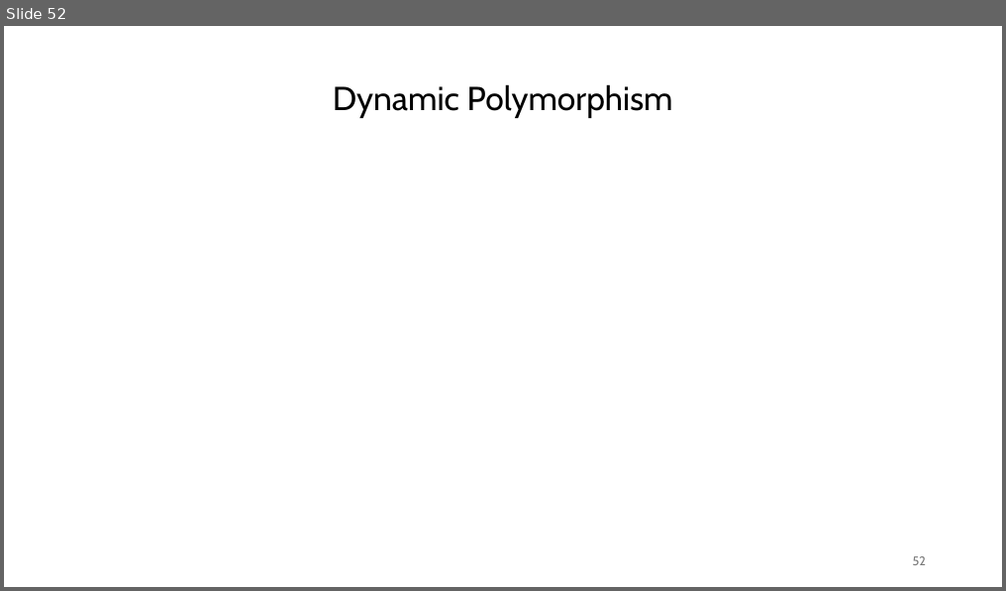
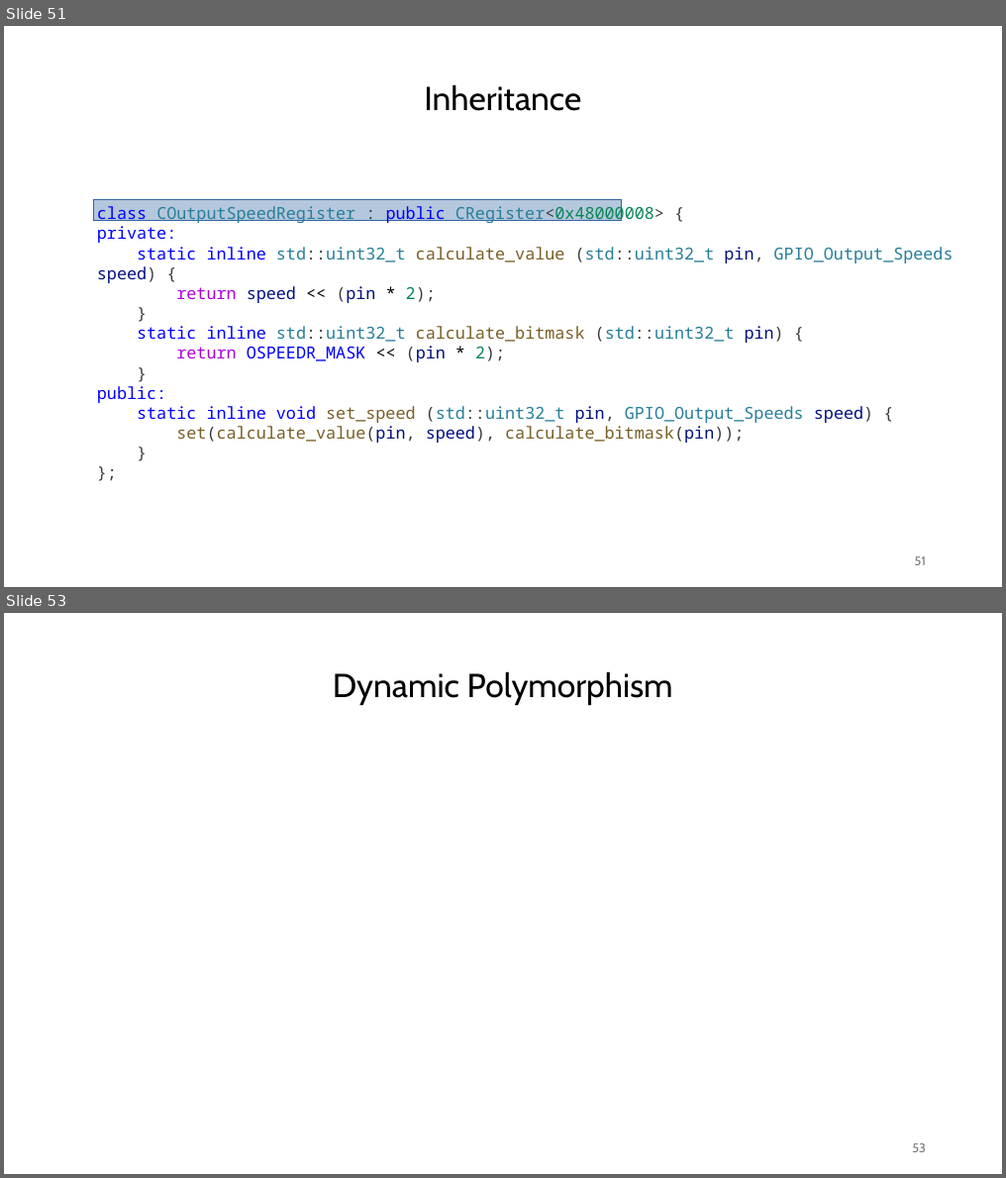
Before and after one commit to janos32783/cppcon_2024_cost_cpp_abstractions, a slide deck: presentation/cppcon.pptx. Shown one above the other, each under a label of ours: slide 52 before the commit, slides 51 and 53 after it; the slides between them are not shown. The pictures are 1006x591 and 1006x1178 pixels, drawn with LibreOffice and Linux fonts; fonts in the diff are those of the drawing. Boxes give left, top, right and bottom in pixels: in the first picture for what was removed or moved away, otherwise in the second. Text is boxed around its words. In the diff, an @@ line names an element or a change of style, - is before the commit and + after.

```diff
--- a/presentation/cppcon.pptx
+++ b/presentation/cppcon.pptx
@@ slide 51 added at [4, 26, 1002, 587], background #FFFFFF @@
@@ text added at [424, 84, 581, 111], 32 pt, text #000000 @@
+Inheritance
@@ rectangle added at [94, 199, 622, 221], fill #B4C7DC, outline #3465A4 0 pt @@
@@ text added at [97, 204, 953, 443], 16 pt, text #267F99 @@
+class COutputSpeedRegister : public CRegister<0x48000008> {
+private:
+static inline std::uint32_t calculate_value (std::uint32_t pin, GPIO_Output_Speeds speed) {
+return speed << (pin * 2);
+}
+static inline std::uint32_t calculate_bitmask (std::uint32_t pin) {
+return OSPEEDR_MASK << (pin * 2);
+}
+public:
+static inline void set_speed (std::uint32_t pin, GPIO_Output_Speeds speed) {
+set(calculate_value(pin, speed), calculate_bitmask(pin));
+}
+};
@@ page number added at [915, 557, 926, 566], 12 pt, text #787878 @@
+51
@@ what was slide 52 is now slide 53 @@
@@ page number at [912, 1144, 926, 1153]: text changed @@
-52
+53
```
Also in this commit, not shown: 4 slides changed, 1 other slide added, 1 slide removed, 4 other files.
